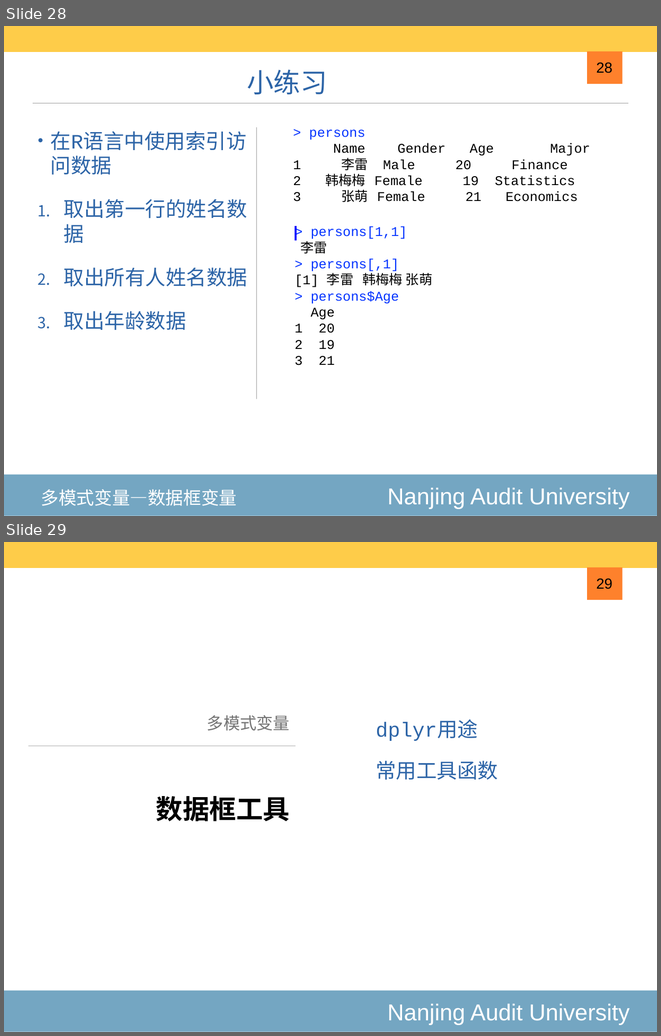
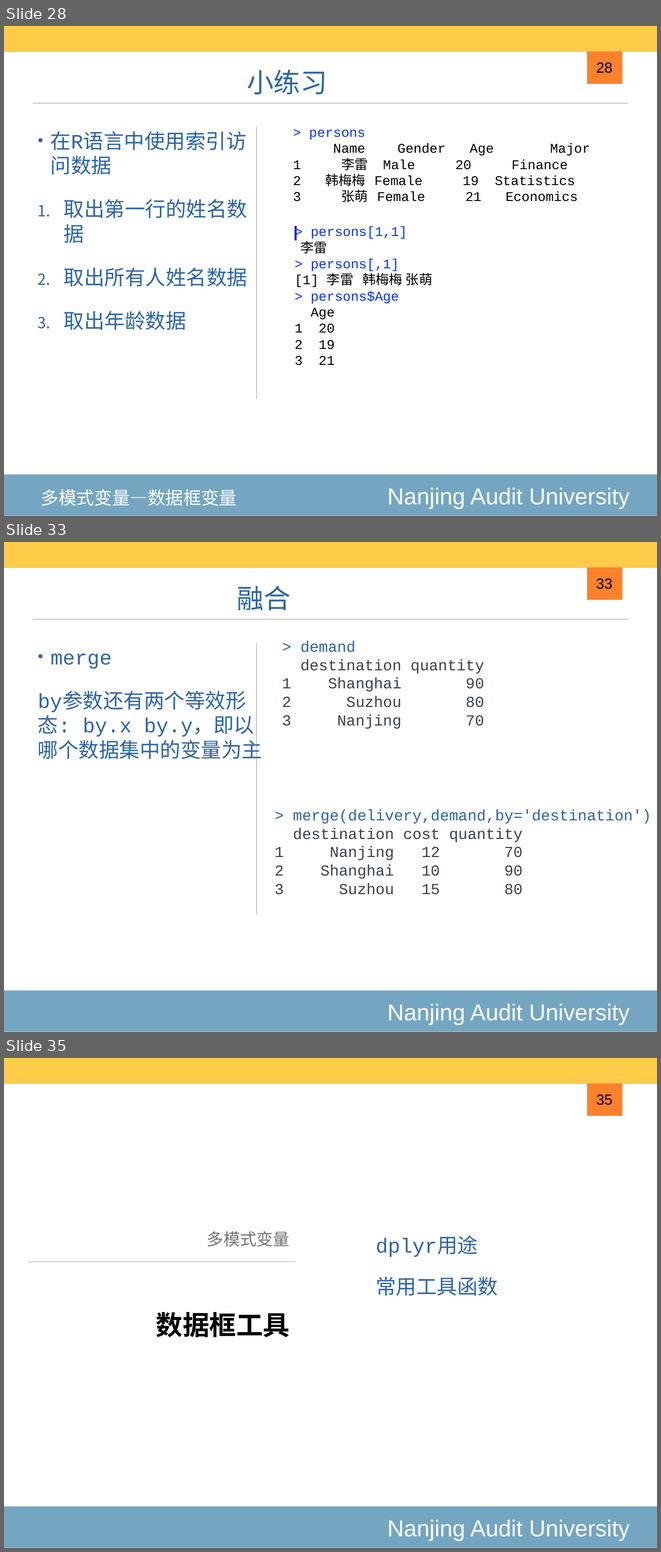
Before and after one commit to exoplanetX/DataAnalytics, a slide deck: 2020-3-高级数据结构.pptx. Shown one above the other, each under a label of ours: slides 28 and 29 before the commit, slides 28, 33 and 35 after it; the slides between them are not shown. The pictures are 661x1036 and 661x1552 pixels, drawn with LibreOffice and Linux fonts; fonts in the diff are those of the drawing. Boxes give left, top, right and bottom in pixels: in the first picture for what was removed or moved away, otherwise in the second. Text is boxed around its words. In the diff, an @@ line names an element or a change of style, - is before the commit and + after.

```diff
--- a/2020-3-高级数据结构.pptx
+++ b/2020-3-高级数据结构.pptx
@@ slide 33 added at <box>4,542,657,1032</box>, background #FFFFFF; not listed: 5 template elements that a slide beside it also shows @@
@@ text added at <box>237,585,290,610</box>, 42 pt, text #2C64A7 @@
+融合
@@ page number added at <box>596,578,612,589</box>, 23 pt, text #000000 @@
+33
@@ text added at <box>282,641,484,729</box>, 24 pt, text #3A414B @@
+> demand
+destination quantity
+1 Shanghai 90
+2 Suzhou 80
+3 Nanjing 70
@@ text added at <box>38,653,263,762</box>, 32 pt, text #2C64A7 @@
+• merge
+by参数还有两个等效形态: by.x by.y，即以哪个数据集中的变量为主
@@ text added at <box>275,809,651,894</box>, 24 pt, text #3A414B @@
+> merge(delivery,demand,by='destination')
+destination cost quantity
+1 Nanjing 12 70
+2 Shanghai 10 90
+3 Suzhou 15 80
@@ what was slide 29 is now slide 35 @@
@@ page number at <box>596,1094,612,1105</box>: text changed @@
-29
+35
```
Also in this commit, not shown: 5 other slides added.
